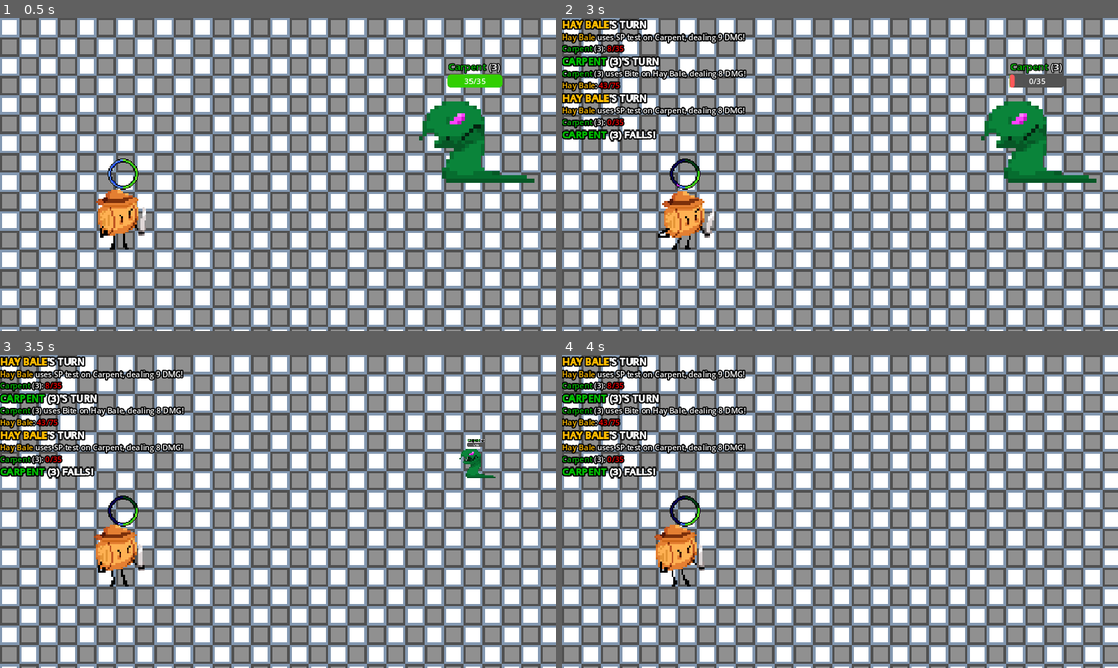
Above: before the commit, frames 1-4 (two rows, left to right).
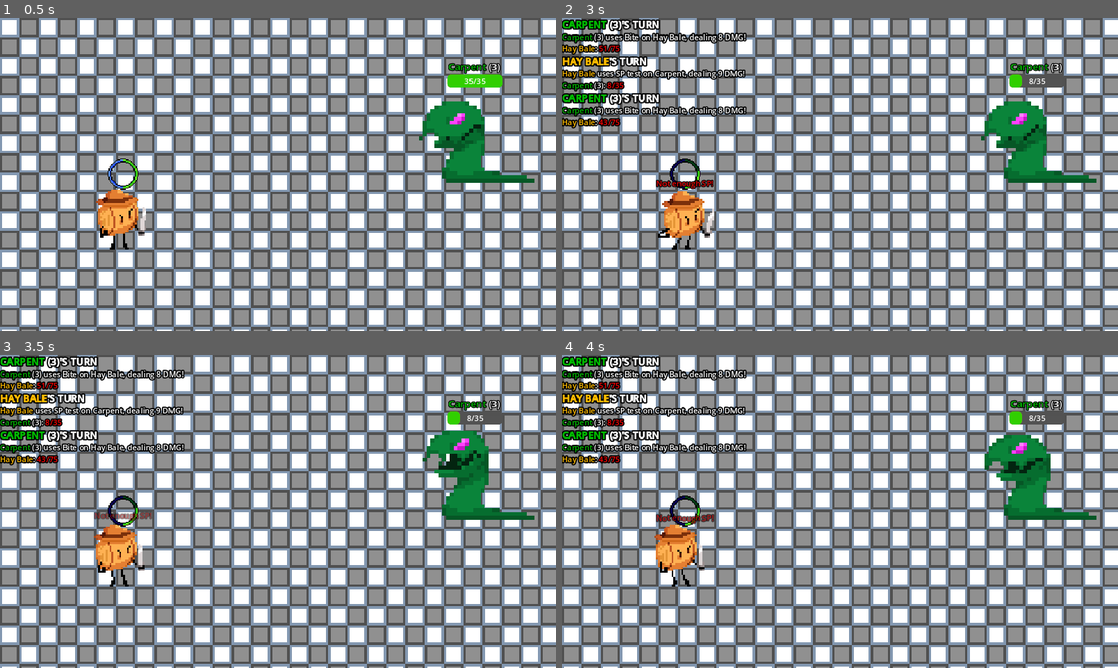
Above: after the commit, the same moments.

Repository: Neoloxal/CAMPQUESTGameYay
Game: Godot game, scene res://Scenes/main.tscn
Same seed, same stepped clock (60 frames per second), same inputs: the game is played once before the commit and once after it.
Inputs:
- Up to frame 1 (0.5 s): no input
- Up to frame 2 (3 s): tap Space (Use) every 0.75 s from 0.6 to 2.85 s; tap Enter at 2.75 s
- Up to frame 3 (3.5 s): no input
- Up to frame 4 (4 s): tap Space (Use) at 3.6 s

Frame 1 is identical in both runs. In frame 2, 4.7% of the frame differs, in the area x 0-85%, y 0-55%; in frame 3, 7.4%; in frame 4, 7.6%, in the area x 0-97%, y 0-55%.

Commit message:
quick bug fix
i neglected to address that SP could, in fact, be at 0

Diff:
--- a/Scripts/character.gd
+++ b/Scripts/character.gd
@@ -75,12 +75,11 @@
 		await tween.finished
 		tween = get_tree().create_tween()
 		tween.tween_property(LostHPBar, "value", int(round((float(HP) / MaxHP) * 100)), .3).set_ease(Tween.EASE_IN_OUT)
-	if SP != 0:
-		var tween = get_tree().create_tween()
-		tween.tween_property(SPBar, "value", int(round((float(SP) / MaxSP) * 100)), .1).set_ease(Tween.EASE_IN_OUT)
-		await tween.finished
-		tween = get_tree().create_tween()
-		tween.tween_property(LostSPBar, "value", int(round((float(SP) / MaxSP) * 100)), .3).set_ease(Tween.EASE_IN_OUT)
+	var tween = get_tree().create_tween()
+	tween.tween_property(SPBar, "value", int(round((float(SP) / MaxSP) * 100)), .1).set_ease(Tween.EASE_IN_OUT)
+	await tween.finished
+	tween = get_tree().create_tween()
+	tween.tween_property(LostSPBar, "value", int(round((float(SP) / MaxSP) * 100)), .3).set_ease(Tween.EASE_IN_OUT)
 	%HealthDisplay.text = "{hp}/{maxhp}".format({"hp":HP,"maxhp":MaxHP})
 
 func print_damage(enemy,damage:int,crit:bool):
--- a/Scripts/moves.gd
+++ b/Scripts/moves.gd
@@ -28,7 +28,7 @@
 		"Basic Attack":
 			use(CLASS.NEUTRAL, ATK, 0)
 		"SP test":
-			use(CLASS.SOUL, 6, 4)
+			use(CLASS.SOUL, 6, 6)
 	return attackSuccessful
 
 func get_crit() -> bool:
Not shown, changed: .gitignore
